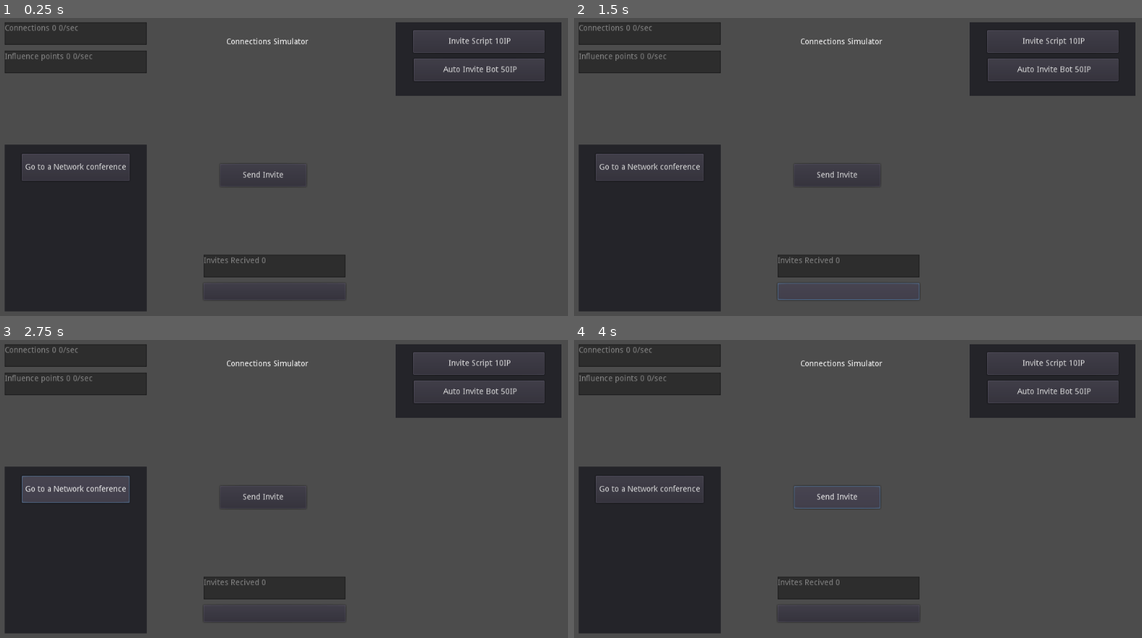
Above: before the commit, frames 1-4 (two rows, left to right).
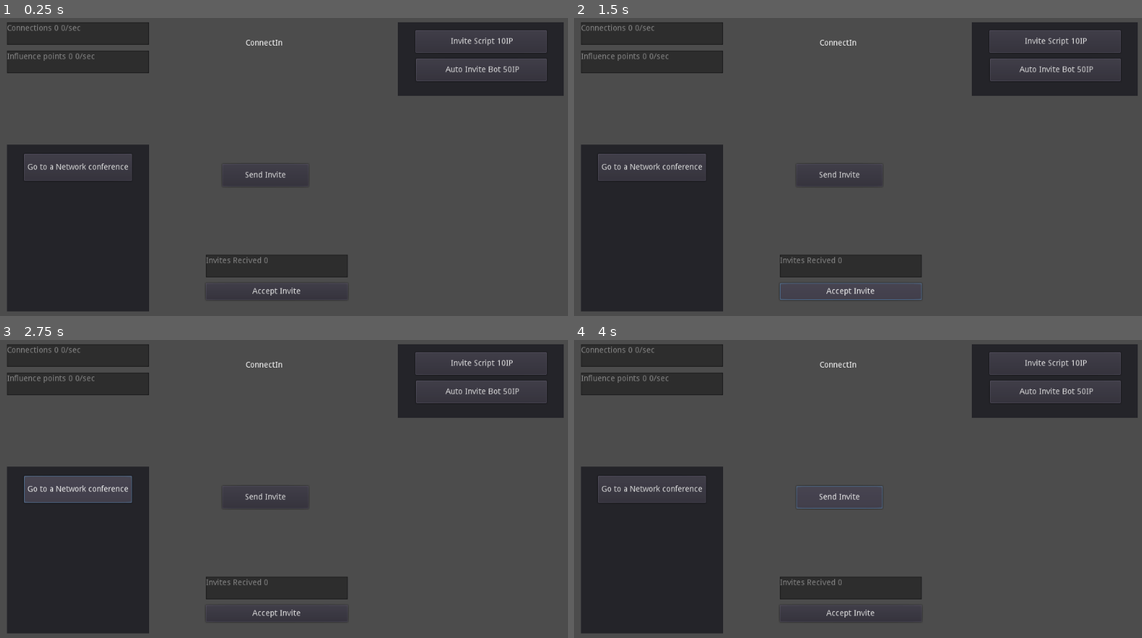
Above: after the commit, the same moments.

Repository: SamuelDeboni/ConnectIn
Game: Godot game, scene res://Main.tscn
Two runs of this game, one before a commit and one after it. Both use one fixed random seed, a clock stepped at 60 frames per second and the inputs below.
Inputs (mouse positions are in pixels of both pictures, inside the frame that each line leads up to; where the layout moved, square brackets give the same spot in the first picture):
- Up to frame 1 (0.25 s): no input
- Up to frame 2 (1.5 s): click (852, 292) [846, 292] at 0.5 s; click (852, 292) [846, 292] at 1.25 s
- Up to frame 3 (2.75 s): click "Go to a Network conference" at 2 s
- Up to frame 4 (4 s): click "Go to a Network conference" at 2.75 s; click "Send Invite" at 3.5 s

The runs differ from the first frame. In frame 1, 2.1% of the frame differs, in the area x 0-100%, y 1-99%; in frame 2, 2.1%; in frame 3, 2.1%; in frame 4, 2.1%.

Commit message:
Added a some stuff

Diff:
--- a/Main.gd
+++ b/Main.gd
@@ -7,6 +7,7 @@
 
 var invite_multi = 1
 var invite_bot_multi = 0
+var accept_mult = 1
 
 var invites = 0.0
 
@@ -49,3 +50,9 @@
 		invite_bot_multi += 1
 		invite_bot_price += 5
 	$Control/Store/InviteBot.text = str(invite_bot_multi) + " Auto Invite Bot " + str(invite_bot_price) + "IP"
+
+
+func _on_AcceptInvite_button_down():
+	if invites >= 1 * accept_mult:
+		invites -= 1 * accept_mult
+		connections += 1 * accept_mult
--- a/Main.tscn
+++ b/Main.tscn
@@ -6,16 +6,15 @@
 script = ExtResource( 1 )
 
 [node name="Control" type="Control" parent="."]
-margin_left = -4.2959
-margin_right = 1019.7
+margin_right = 1024.0
 margin_bottom = 599.0
 
 [node name="RichTextLabel" type="RichTextLabel" parent="Control"]
-margin_left = 424.0
-margin_top = 38.0
-margin_right = 574.0
-margin_bottom = 80.0
-text = "Connections Simulator"
+margin_left = 454.0
+margin_top = 40.0
+margin_right = 524.0
+margin_bottom = 60.0
+text = "ConnectIn"
 
 [node name="SendInvite" type="Button" parent="Control"]
 margin_left = 413.0
@@ -29,6 +28,7 @@
 margin_top = 470.0
 margin_right = 634.0
 margin_bottom = 500.0
+text = "Accept Invite"
 
 [node name="ConnectionsT" type="TextEdit" parent="Control"]
 margin_left = 34.0
@@ -85,5 +85,6 @@
 text = "Go to a Network conference"
 
 [connection signal="button_down" from="Control/SendInvite" to="." method="_on_SendInvite_button_down"]
+[connection signal="button_down" from="Control/AcceptInvite" to="." method="_on_AcceptInvite_button_down"]
 [connection signal="button_down" from="Control/Store/InviteScript" to="." method="_on_InviteScript_button_down"]
 [connection signal="button_down" from="Control/Store/InviteBot" to="." method="_on_InviteBot_button_down"]
